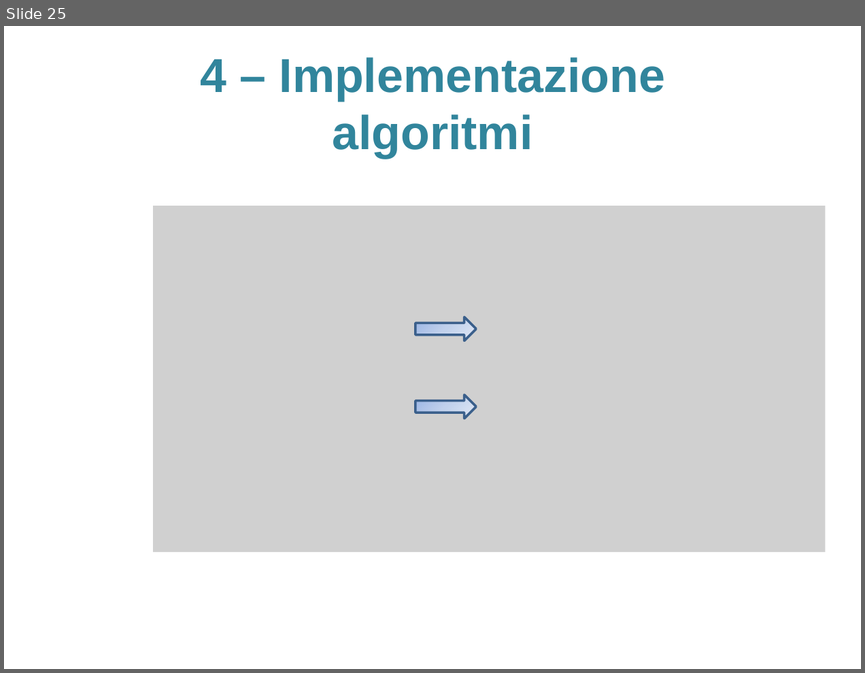
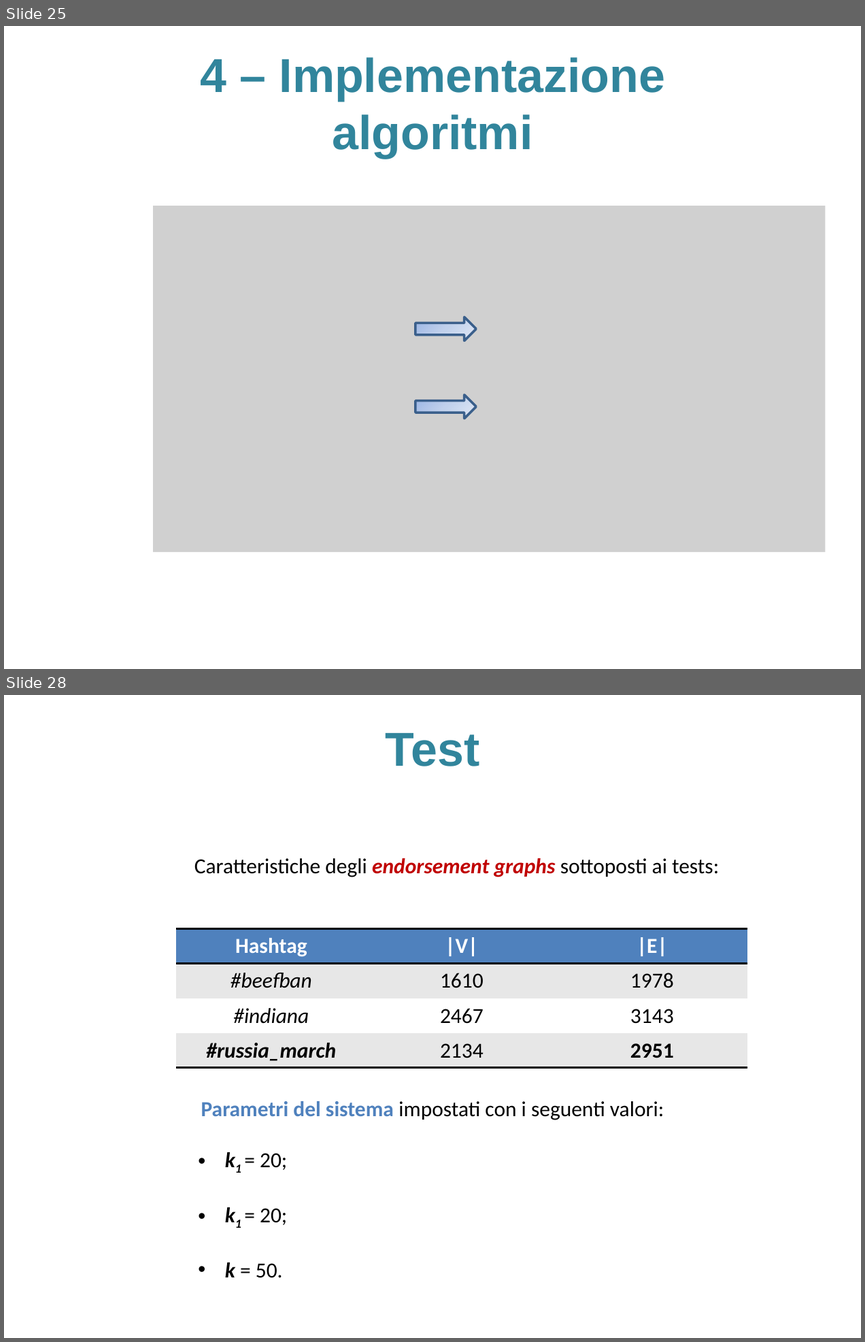
Before and after one commit to sidious1991/TesiLatex, a slide deck: PRESENTAZIONE_TESI/presentazione_agostini_stefano.pptx. Shown one above the other, each under a label of ours: slide 25 before the commit, slides 25 and 28 after it; the slides between them are not shown. The pictures are 865x673 and 865x1342 pixels, drawn with LibreOffice and Linux fonts; fonts in the diff are those of the drawing; grey boxes stand for pictures; background and template pictures are left out. Boxes give left, top, right and bottom in pixels: in the first picture for what was removed or moved away, otherwise in the second. Text is boxed around its words. In the diff, an @@ line names an element or a change of style, - is before the commit and + after.

```diff
--- a/PRESENTAZIONE_TESI/presentazione_agostini_stefano.pptx
+++ b/PRESENTAZIONE_TESI/presentazione_agostini_stefano.pptx
@@ slide 28 added at [4,695,861,1338], background picture (left out) @@
@@ title added at [385,733,480,766], 40 pt, text #31859C, bold @@
+Test
@@ text added at [194,858,719,877], 18 pt, text #000000 @@
+Caratteristiche degli endorsement graphs sottoposti ai tests:
@@ table added at [176,929,747,1068], 4 rows, 3 columns @@
+Hashtag | |V| | |E|
+#beefban | 1610 | 1978
+#indiana | 2467 | 3143
+#russia_march | 2134 | 2951
@@ text added at [201,1101,664,1278], 18 pt, text #000000 @@
+Parametri del sistema impostati con i seguenti valori:
+• k1 = 20;
+• k1 = 20;
+• k = 50.
```
Also in this commit, not shown: 1 slide changed, 7 other slides added, 4 other files.
